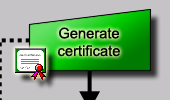
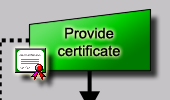
Layer changes from the first 170x100 image to the second:
renamed "Generate certificate" to "Provide certificate", painted on it over [left=58, top=27, right=120, bottom=43]
